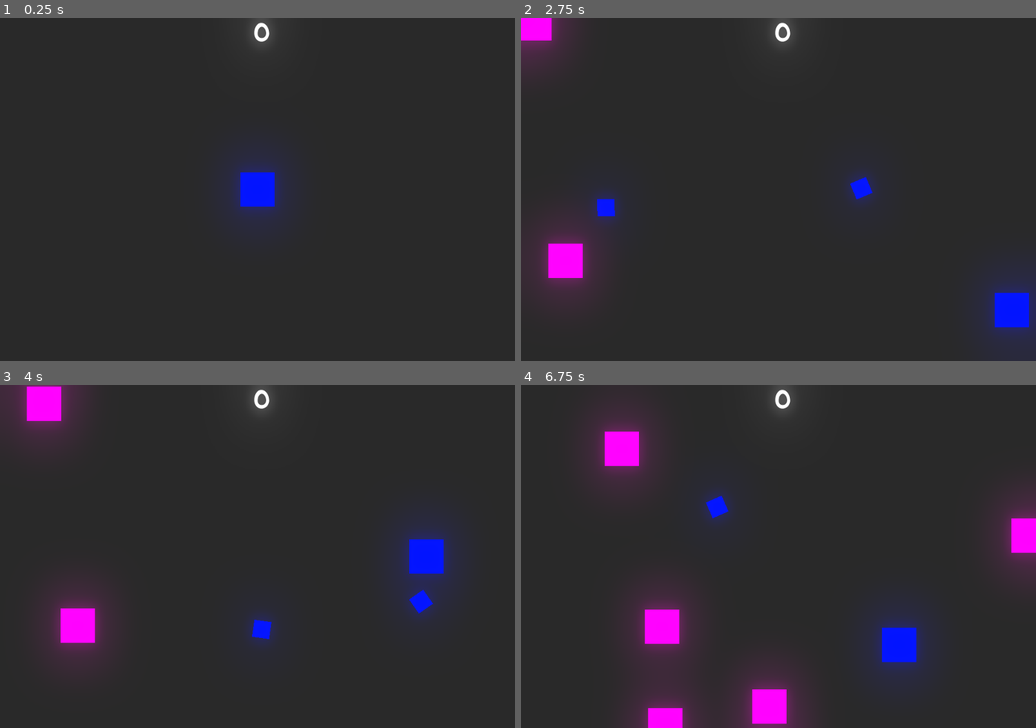
Above: before the commit, frames 1-4 (two rows, left to right).
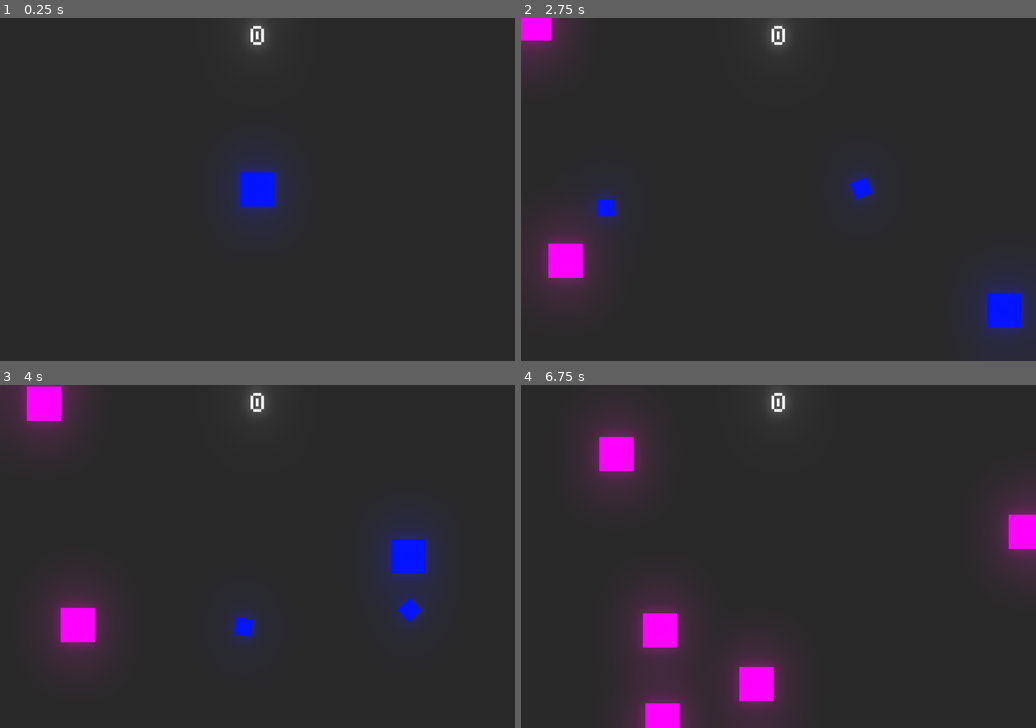
Above: after the commit, the same moments.

Repository: xinyer/game-WaveShoot
Game: Godot game, scene res://Arena.tscn
Same seed, same stepped clock (60 frames per second), same inputs: the game is played once before the commit and once after it.
Inputs (mouse positions are in pixels of both pictures, inside the frame that each line leads up to):
- Up to frame 1 (0.25 s): no input
- Up to frame 2 (2.75 s): tap Enter at 0.5 s; move the mouse to (891, 172) at 0.52 s; hold Right (ui_right) 0.53-1.28 s; click (891, 172) at 0.6 s; move the mouse to (675, 206) at 1.27 s; hold Down (ui_down) 1.28-2.03 s; click (675, 206) at 1.35 s; move the mouse to (830, 114) at 2.02 s; hold Right (ui_right) from 2.03 s (still down); click (830, 114) at 2.1 s
- Up to frame 3 (4 s): move the mouse to (231, 625) at 2.77 s; release Right (ui_right) at 2.78 s; hold Up (ui_up) 2.78-3.53 s; click (231, 625) at 2.85 s; move the mouse to (412, 607) at 3.52 s; hold Left (ui_left) from 3.53 s (still down); click (412, 607) at 3.6 s
- Up to frame 4 (6.75 s): move the mouse to (624, 505) at 4.27 s; click (624, 505) at 4.35 s; move the mouse to (804, 556) at 5.02 s; release Left (ui_left) at 5.03 s; hold Down (ui_down) 5.03-5.78 s; click (804, 556) at 5.1 s; move the mouse to (701, 470) at 5.77 s; hold Right (ui_right) 5.78-6.53 s; click (701, 470) at 5.85 s; move the mouse to (891, 539) at 6.52 s; hold Up (ui_up) from 6.53 s (still down); click (891, 539) at 6.6 s

The runs differ from the first frame. In frame 1, 0.1% of the frame differs, in the area x 48-53%, y 1-8%; in frame 2, 0.5%; in frame 3, 2.1%; in frame 4, 4.8%, in the area x 15-100%, y 1-100%.

Commit message:
Change score label font, limit player positon

Diff:
--- a/Arena.tscn
+++ b/Arena.tscn
@@ -2,7 +2,7 @@
 
 [ext_resource path="res://Player.tscn" type="PackedScene" id=1]
 [ext_resource path="res://Arena.gd" type="Script" id=2]
-[ext_resource path="res://assets/KiriFont.ttf" type="DynamicFontData" id=3]
+[ext_resource path="res://assets/dogicapixel.ttf" type="DynamicFontData" id=3]
 [ext_resource path="res://ScoreLabel.gd" type="Script" id=4]
 
 [sub_resource type="Environment" id=1]
--- a/Player.gd
+++ b/Player.gd
@@ -1,6 +1,7 @@
 extends Sprite
 
 const SPEED = 300
+const PLAYER_SIZE = Vector2(64, 64)
 
 var velocity = Vector2()
 var bullet = preload("res://Bullet.tscn")
@@ -17,6 +18,10 @@
 	# Player position
 	velocity.x = int(Input.is_action_pressed("ui_right")) - int(Input.is_action_pressed("ui_left"))
 	velocity.y = int(Input.is_action_pressed("ui_down")) - int(Input.is_action_pressed("ui_up"))
+
+	# limit Player positon
+	global_position.x = clamp(global_position.x, PLAYER_SIZE.x, get_viewport_rect().size.x - PLAYER_SIZE.x)
+	global_position.y = clamp(global_position.y, PLAYER_SIZE.y, get_viewport_rect().size.y - PLAYER_SIZE.y)
 
 	if not is_dead:
 		global_position += SPEED * velocity * delta
--- a/project.godot
+++ b/project.godot
@@ -27,6 +27,7 @@
 
 window/size/width=960
 window/size/height=640
+window/size/resizable=false
 window/size/test_width=960
 window/size/test_height=640
 window/stretch/aspect="keep"
Binary file removed: assets/KiriFont.ttf
Binary file added: assets/dogicapixel.ttf
